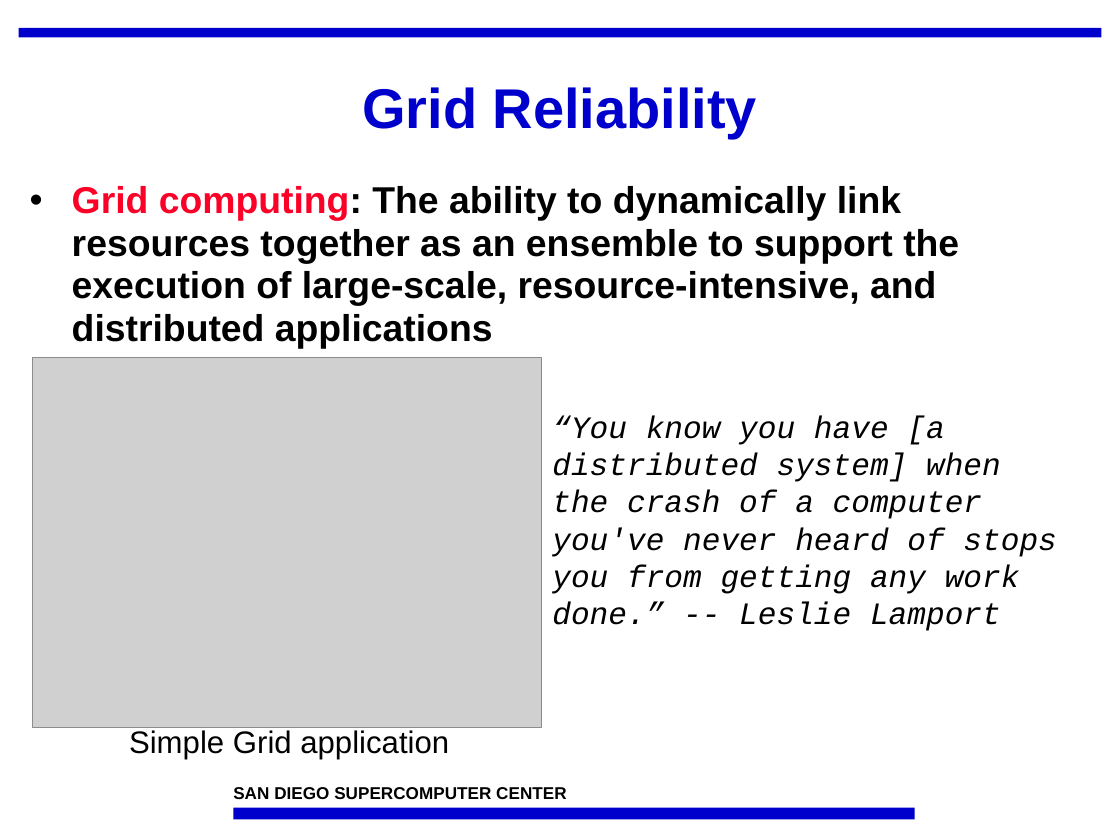
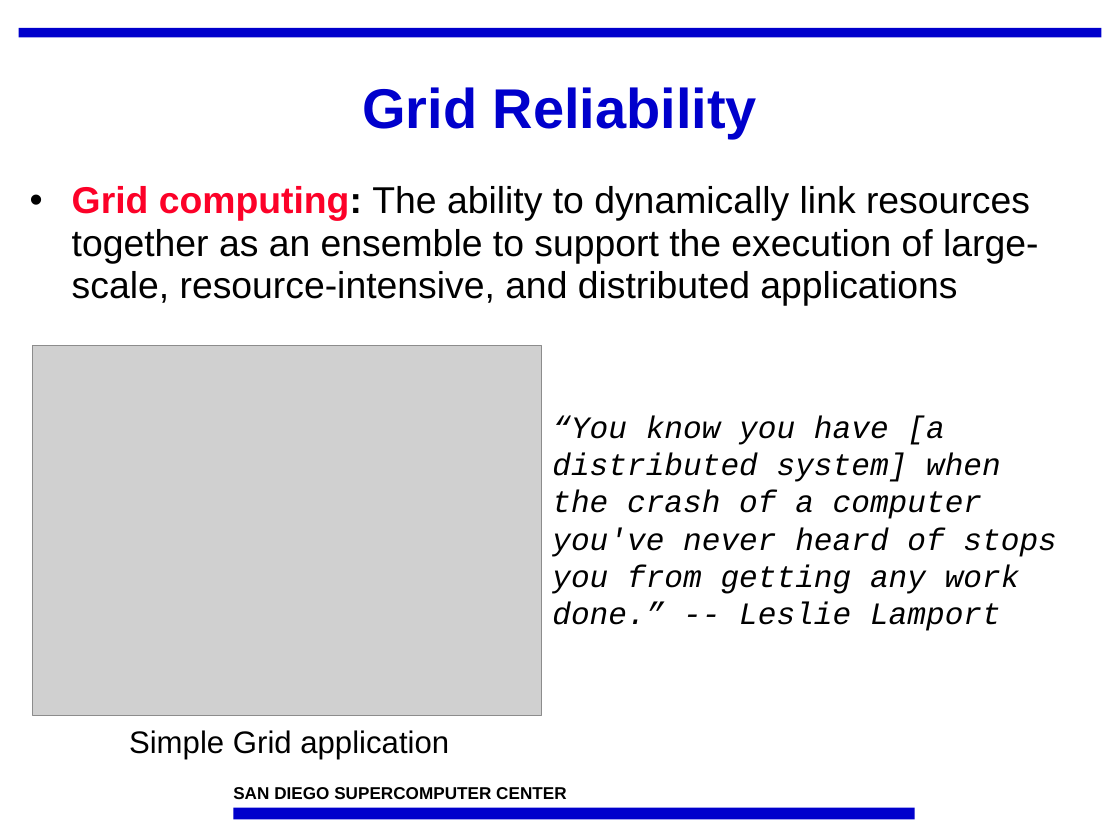
Before and after one commit to IncaProject/inca-xsede, a slide deck: slide 12 of talks/feb-06-workshop/overview.ppt (slide 11 before the commit). Drawn at 1120x840 pixels with LibreOffice and Linux fonts; fonts in the diff are those of the drawing; grey boxes stand for pictures; background and template pictures are left out. Boxes give left, top, right and bottom in pixels: in the first picture for what was removed or moved away, otherwise in the second. Text is boxed around its words. In the diff, an @@ line names an element or a change of style, - is before the commit and + after.

```diff
--- a/talks/feb-06-workshop/overview.ppt
+++ b/talks/feb-06-workshop/overview.ppt
@@ text "Grid computing: The ability to ..." at bbox=[72, 186, 1038, 306]: bold off @@
@@ picture: place and size @@
-picture at bbox=[32, 357, 541, 728]
+picture at bbox=[32, 345, 541, 716]
```
Also in this commit, not shown: 2 other slides changed, 1 slide added, 1 slide removed.
